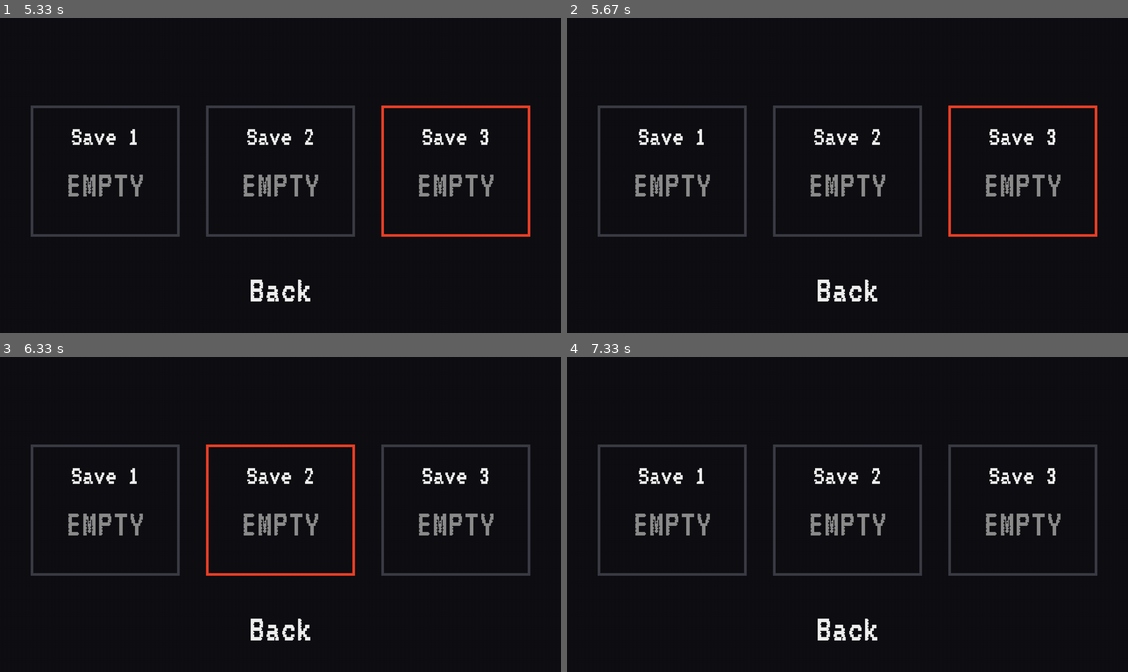
Above: before the commit, frames 1-4 (two rows, left to right).
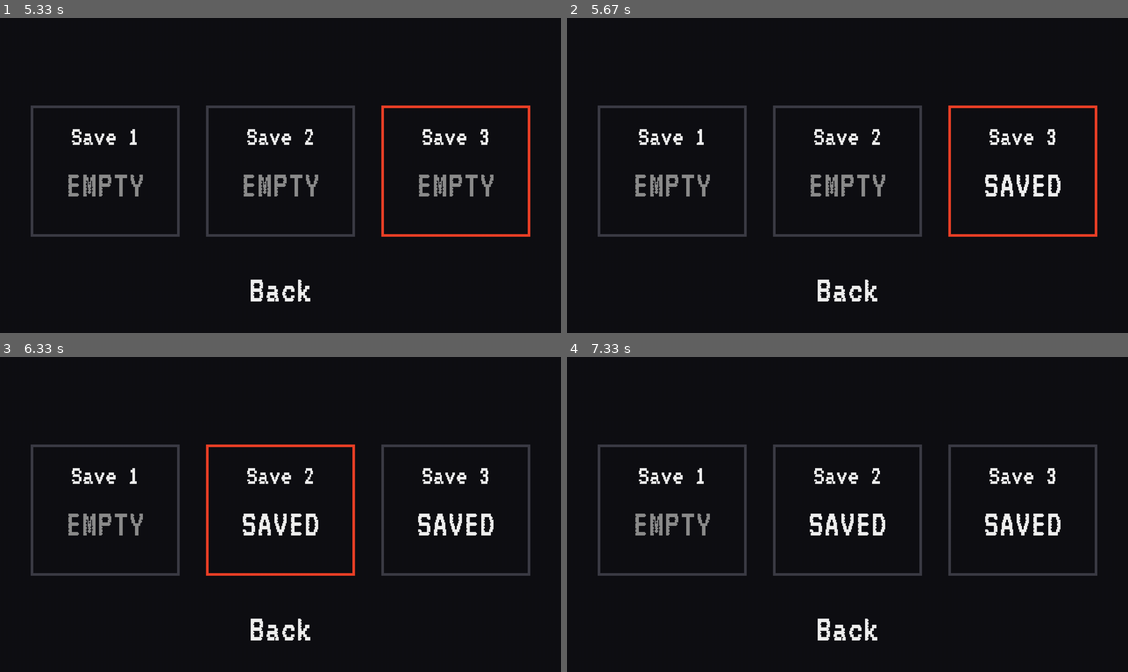
Above: after the commit, the same moments.

Repository: KDO1T/Return-To-Sender
Game: pygame game, started from main_menu.py
Same seed, same stepped clock (60 frames per second), same inputs: the game is played once before the commit and once after it.
Inputs (mouse positions are in pixels of both pictures, inside the frame that each line leads up to):
- Up to frame 1 (5.33 s): press the mouse at (185, 153) at 0.37 s; move the mouse to (157, 106) at 0.47 s; release the mouse at (129, 58) at 0.6 s; press the mouse at (185, 150) at 0.7 s; move the mouse to (151, 99) at 0.8 s; release the mouse at (112, 46) at 0.93 s; press the mouse at (185, 210) at 1.03 s; move the mouse to (258, 207) at 1.13 s; release the mouse at (330, 200) at 1.27 s; click (134, 81) at 1.38 s; press the mouse at (224, 121) at 1.7 s; move the mouse to (151, 137) at 1.8 s; release the mouse at (84, 156) at 1.93 s; press the mouse at (224, 150) at 2.03 s; move the mouse to (258, 175) at 2.13 s; release the mouse at (291, 197) at 2.27 s; press the mouse at (185, 210) at 2.37 s; move the mouse to (179, 128) at 2.47 s; release the mouse at (168, 43) at 2.6 s; press the mouse at (185, 115) at 2.7 s; move the mouse to (168, 131) at 2.8 s; release the mouse at (151, 144) at 2.93 s; press the mouse at (280, 118) at 3.03 s; move the mouse to (246, 115) at 3.13 s; release the mouse at (218, 109) at 3.27 s; press the mouse at (280, 118) at 3.37 s; move the mouse to (235, 109) at 3.47 s; release the mouse at (190, 96) at 3.6 s; press the mouse at (342, 210) at 3.7 s; move the mouse to (325, 150) at 3.8 s; release the mouse at (308, 87) at 3.93 s; press the mouse at (280, 307) at 4.03 s; move the mouse to (274, 266) at 4.13 s; release the mouse at (274, 229) at 4.27 s; press the mouse at (280, 307) at 4.37 s; move the mouse to (330, 266) at 4.47 s; release the mouse at (381, 222) at 4.6 s; press the mouse at (72, 175) at 4.7 s; move the mouse to (280, 219) at 4.8 s; release the mouse at (488, 266) at 4.93 s; press the mouse at (454, 172) at 5.03 s; move the mouse to (308, 197) at 5.13 s; release the mouse at (162, 222) at 5.27 s
- Up to frame 2 (5.67 s): press the mouse at (1021, 172) at 5.37 s; move the mouse to (1015, 153) at 5.47 s; release the mouse at (1015, 134) at 5.6 s
- Up to frame 3 (6.33 s): press the mouse at (280, 511) at 5.7 s; move the mouse to (325, 564) at 5.8 s; release the mouse at (370, 621) at 5.93 s; press the mouse at (280, 511) at 6.03 s; move the mouse to (241, 552) at 6.13 s; release the mouse at (201, 593) at 6.27 s
- Up to frame 4 (7.33 s): press the mouse at (673, 511) at 6.37 s; move the mouse to (864, 467) at 6.47 s; release the mouse at (1055, 423) at 6.6 s; press the mouse at (847, 627) at 6.7 s; move the mouse to (853, 514) at 6.8 s; release the mouse at (864, 404) at 6.93 s; press the mouse at (847, 514) at 7.03 s; move the mouse to (768, 508) at 7.13 s; release the mouse at (690, 501) at 7.27 s

Frame 1 is identical in both runs. In frame 2, 0.6% of the frame differs, in the area x 74-88%, y 49-57%; in frame 3, 1.2%, in the area x 43-88%, y 49-57%; in frame 4, 1.2%.

Commit message:
feat: add save file, compatible with renaming feature

Diff:
--- a/main_menu.py
+++ b/main_menu.py
@@ -1,9 +1,133 @@
+import os
+import json
 from sys import exit
 
 import pygame
 import config
 
 pygame.init()
+
+# Save file paths
+saves_dir = os.path.join(os.getcwd(), "saves")
+os.makedirs(saves_dir, exist_ok=True)
+
+
+def save_file_path(slot_name):
+    return os.path.join(saves_dir, f"{slot_name}.json")
+
+
+def save_exists(slot_name):
+    return os.path.exists(save_file_path(slot_name))
+
+
+def create_save_file(slot_name, slot_index):
+    with open(save_file_path(slot_name), "w") as save_file:
+        json.dump(
+            {
+                "name": slot_name,
+                "slot_index": slot_index
+            },
+            save_file,
+            indent=4
+        )
+
+
+def delete_save_file(slot_name):
+    save_path = save_file_path(slot_name)
+
+    if os.path.exists(save_path):
+        os.remove(save_path)
+
+
+def rename_save_file(old_name, new_name):
+    old_path = save_file_path(old_name)
+    new_path = save_file_path(new_name)
+
+    if os.path.exists(old_path):
+
+        try:
+            with open(old_path, "r") as save_file:
+                save_data = json.load(save_file)
+
+        except (OSError, json.JSONDecodeError):
+            save_data = {}
+
+        save_data["name"] = new_name
+
+        os.rename(old_path, new_path)
+
+        with open(new_path, "w") as save_file:
+            json.dump(save_data, save_file, indent=4)
+
+
+def delete_save_slot(slot_index):
+    """Delete a save slot: remove JSON file if it exists, mark slot as Empty."""
+
+    slot_name = save_slots[slot_index]["name"]
+
+    if save_exists(slot_name):
+        delete_save_file(slot_name)
+
+    save_slots[slot_index]["name"] = f"Save {slot_index + 1}"
+    save_slots[slot_index]["exists"] = False
+    save_slots[slot_index]["last_saved"] = None
+
+
+def sync_save_slots_with_files():
+    """Sync save slots with existing JSON files on startup."""
+
+    # Reset all slots to their default state first
+    for index, slot in enumerate(save_slots):
+        slot["name"] = f"Save {index + 1}"
+        slot["exists"] = False
+        slot["last_saved"] = None
+
+    # Check every save file in the saves folder
+    for filename in os.listdir(saves_dir):
+
+        if not filename.endswith(".json"):
+            continue
+
+        save_path = os.path.join(saves_dir, filename)
+
+        try:
+            with open(save_path, "r") as save_file:
+                save_data = json.load(save_file)
+
+        except (OSError, json.JSONDecodeError):
+            continue
+
+        slot_index = save_data.get("slot_index")
+
+        # Support older Save 1/2/3 files that were created
+        # before slot_index was added.
+        if not isinstance(slot_index, int) or isinstance(slot_index, bool):
+
+            filename_without_extension = os.path.splitext(filename)[0]
+
+            for index in range(len(save_slots)):
+
+                if filename_without_extension == f"Save {index + 1}":
+                    slot_index = index
+                    break
+
+            else:
+                # Old renamed saves have no way to tell us
+                # which slot they originally belonged to.
+                continue
+
+        # Ignore invalid slot indexes
+        if not 0 <= slot_index < len(save_slots):
+            continue
+
+        # The filename represents the current save name.
+        slot_name = os.path.splitext(filename)[0]
+
+        if slot_name == "":
+            continue
+
+        save_slots[slot_index]["name"] = slot_name
+        save_slots[slot_index]["exists"] = True
 
 
 # resolution
@@ -50,7 +174,7 @@
 
 rect_text.center = (
     base_res_x / 2,
-    base_res_y /4
+    base_res_y / 4
 )
 
 
@@ -73,6 +197,7 @@
 
 
 main_menu = ["Play", "Options", "Quit"]
+
 
 save_slots = [
     {
@@ -92,6 +217,11 @@
     }
 ]
 
+
+# Sync save slots with existing JSON files on startup
+sync_save_slots_with_files()
+
+
 selected_save = None
 renaming_save = False
 rename_text = ""
@@ -105,11 +235,13 @@
 # Options menu state
 selected_option = None
 dropdown_open = False
+
 resolution_options = [
     (640, 360),
     (1280, 720),
     (1920, 1080)
 ]
+
 selected_resolution = 1
 fullscreen = False
 
@@ -143,7 +275,16 @@
             message = "Name Already In Use."
             return False
 
+    # Rename the JSON file if it exists
+    if save_exists(old_name):
+        rename_save_file(old_name, new_name)
+
+    # Indicator for the save slot "Exists" or "None"
     save_slots[selected_save]["name"] = new_name
+
+    # Syncs "exists" indicator with file existence after rename
+    save_slots[selected_save]["exists"] = save_exists(new_name)
+
     message = ""
 
     return True
@@ -186,6 +327,7 @@
                 )
 
             canvas.blit(option_text, option_rect)
+
 
     # PLAY MENU
     elif current_state == "PLAY":
@@ -326,6 +468,7 @@
             base_res_x / 2,
             310
         )
+
         # change the mouse position with the 1280 x 720 resolution so user isn't clicking at a 640 x 360 coordinates
         mouse_x = pygame.mouse.get_pos()[0] * base_res_x / screen_state_w
         mouse_y = pygame.mouse.get_pos()[1] * base_res_y / screen_state_h
@@ -340,6 +483,7 @@
 
         canvas.blit(back_text, back_rect)
 
+
     # OPTIONS Menu
     elif current_state == "OPTIONS":
 
@@ -348,7 +492,11 @@
             False,
             (240, 240, 240)
         )
-        options_title_rect = options_title.get_rect(center=(base_res_x / 2, 35))
+
+        options_title_rect = options_title.get_rect(
+            center=(base_res_x / 2, 35)
+        )
+
         canvas.blit(options_title, options_title_rect)
 
         options_subtitle = font_section.render(
@@ -356,7 +504,11 @@
             False,
             (140, 140, 140)
         )
-        options_subtitle_rect = options_subtitle.get_rect(center=(base_res_x / 2, 68))
+
+        options_subtitle_rect = options_subtitle.get_rect(
+            center=(base_res_x / 2, 68)
+        )
+
         canvas.blit(options_subtitle, options_subtitle_rect)
 
         # Menu cards
@@ -387,9 +539,11 @@
                 False,
                 (240, 240, 240)
             )
+
             card_text_rect = card_text.get_rect(
                 midleft=(card_rect.left + 20, card_rect.centery)
             )
+
             canvas.blit(card_text, card_text_rect)
 
             arrow_text = font_section.render(
@@ -397,10 +551,13 @@
                 False,
                 (235, 65, 40)
             )
+
             arrow_rect = arrow_text.get_rect(
                 midright=(card_rect.right - 20, card_rect.centery)
             )
+
             canvas.blit(arrow_text, arrow_rect)
+
 
         # Back button
         back_text = font_section.render(
@@ -408,6 +565,7 @@
             False,
             (240, 240, 240)
         )
+
         back_rect = back_text.get_rect(
             center=(base_res_x / 2, 330)
         )
@@ -416,6 +574,7 @@
         mouse_y = pygame.mouse.get_pos()[1] * base_res_y / screen_state_h
 
         if back_rect.collidepoint(mouse_x, mouse_y):
+
             back_text = font_section.render(
                 "Back",
                 False,
@@ -433,7 +592,11 @@
             False,
             (240, 240, 240)
         )
-        video_title_rect = video_title.get_rect(center=(base_res_x / 2, 35))
+
+        video_title_rect = video_title.get_rect(
+            center=(base_res_x / 2, 35)
+        )
+
         canvas.blit(video_title, video_title_rect)
 
         video_subtitle = font_section.render(
@@ -441,12 +604,19 @@
             False,
             (140, 140, 140)
         )
+
         video_subtitle_rect = video_subtitle.get_rect(
             center=(base_res_x / 2, 68)
         )
+
         canvas.blit(video_subtitle, video_subtitle_rect)
 
-        panel_rect = pygame.Rect(80, 95, 480, 190)
+        panel_rect = pygame.Rect(
+            80,
+            95,
+            480,
+            190
+        )
 
         pygame.draw.rect(
             canvas,
@@ -455,15 +625,18 @@
             2
         )
 
+
         # Resolution
         res_label = font_section.render(
             "Resolution:",
             False,
             (240, 240, 240)
         )
+
         res_label_rect = res_label.get_rect(
             midleft=(panel_rect.left + 25, 130)
         )
+
         canvas.blit(res_label, res_label_rect)
 
         res_text = font_section.render(
@@ -471,9 +644,11 @@
             False,
             (235, 65, 40)
         )
+
         res_text_rect = res_text.get_rect(
             midright=(panel_rect.right - 55, 130)
         )
+
         canvas.blit(res_text, res_text_rect)
 
         arrow_text = font_section.render(
@@ -481,10 +656,13 @@
             False,
             (235, 65, 40)
         )
+
         arrow_rect = arrow_text.get_rect(
             midright=(panel_rect.right - 20, 130)
         )
+
         canvas.blit(arrow_text, arrow_rect)
+
 
         # Fullscreen
         fullscreen_text = font_section.render(
@@ -492,9 +670,11 @@
             False,
             (240, 240, 240)
         )
+
         fullscreen_text_rect = fullscreen_text.get_rect(
             midleft=(panel_rect.left + 25, 175)
         )
+
         canvas.blit(fullscreen_text, fullscreen_text_rect)
 
         fullscreen_value = font_section.render(
@@ -502,10 +682,13 @@
             False,
             (235, 65, 40)
         )
+
         fullscreen_value_rect = fullscreen_value.get_rect(
             midright=(panel_rect.right - 55, 175)
         )
+
         canvas.blit(fullscreen_value, fullscreen_value_rect)
+
 
         # Brightness
         bright_label = font_section.render(
@@ -513,9 +696,11 @@
             False,
             (240, 240, 240)
         )
+
         bright_label_rect = bright_label.get_rect(
             midleft=(panel_rect.left + 25, 250)
         )
+
         canvas.blit(bright_label, bright_label_rect)
 
         slider_x = 270
@@ -537,12 +722,14 @@
             (handle_x - 4, slider_y - 5, 8, 24)
         )
 
+
         # Back button
         back_text = font_section.render(
             "Back",
             False,
             (240, 240, 240)
         )
+
         back_rect = back_text.get_rect(
             center=(base_res_x / 2, 330)
         )
@@ -551,11 +738,13 @@
         mouse_y = pygame.mouse.get_pos()[1] * base_res_y / screen_state_h
 
         if back_rect.collidepoint(mouse_x, mouse_y):
+
             back_text = font_section.render(
                 "Back",
                 False,
                 (235, 65, 40)
             )
+
 
         # Resolution dropdown
         if dropdown_open:
@@ -591,12 +780,16 @@
                 )
 
                 option_rect = option_text.get_rect(
-                    midleft=(dropdown_rect.left + 12, 160 + (index * 30))
+                    midleft=(
+                        dropdown_rect.left + 12,
+                        160 + (index * 30)
+                    )
                 )
 
                 canvas.blit(option_text, option_rect)
 
         canvas.blit(back_text, back_rect)
+
 
     # CONTROLS sub-screen
     elif current_state == "CONTROLS":
@@ -606,9 +799,11 @@
             False,
             (240, 240, 240)
         )
+
         controls_title_rect = controls_title.get_rect(
             center=(base_res_x / 2, 35)
         )
+
         canvas.blit(controls_title, controls_title_rect)
 
         controls_subtitle = font_section.render(
@@ -616,12 +811,19 @@
             False,
             (140, 140, 140)
         )
+
         controls_subtitle_rect = controls_subtitle.get_rect(
             center=(base_res_x / 2, 68)
         )
+
         canvas.blit(controls_subtitle, controls_subtitle_rect)
 
-        panel_rect = pygame.Rect(80, 95, 480, 185)
+        panel_rect = pygame.Rect(
+            80,
+            95,
+            480,
+            185
+        )
 
         pygame.draw.rect(
             canvas,
@@ -647,9 +849,11 @@
                 False,
                 (240, 240, 240)
             )
+
             action_rect = action_text.get_rect(
                 midleft=(panel_rect.left + 25, row_y)
             )
+
             canvas.blit(action_text, action_rect)
 
             key_text = font_section.render(
@@ -657,10 +861,13 @@
                 False,
                 (235, 65, 40)
             )
+
             key_rect = key_text.get_rect(
                 midright=(panel_rect.right - 25, row_y)
             )
+
             canvas.blit(key_text, key_rect)
+
 
         # Back button
         back_text = font_section.render(
@@ -668,6 +875,7 @@
             False,
             (240, 240, 240)
         )
+
         back_rect = back_text.get_rect(
             center=(base_res_x / 2, 330)
         )
@@ -676,6 +884,7 @@
         mouse_y = pygame.mouse.get_pos()[1] * base_res_y / screen_state_h
 
         if back_rect.collidepoint(mouse_x, mouse_y):
+
             back_text = font_section.render(
                 "Back",
                 False,
@@ -693,9 +902,11 @@
             False,
             (240, 240, 240)
         )
+
         audio_title_rect = audio_title.get_rect(
             center=(base_res_x / 2, 35)
         )
+
         canvas.blit(audio_title, audio_title_rect)
 
         audio_subtitle = font_section.render(
@@ -703,12 +914,19 @@
             False,
             (140, 140, 140)
         )
+
         audio_subtitle_rect = audio_subtitle.get_rect(
             center=(base_res_x / 2, 68)
         )
+
         canvas.blit(audio_subtitle, audio_subtitle_rect)
 
-        panel_rect = pygame.Rect(60, 95, 520, 190)
+        panel_rect = pygame.Rect(
+            60,
+            95,
+            520,
+            190
+        )
 
         pygame.draw.rect(
             canvas,
@@ -735,9 +953,11 @@
                 False,
                 (240, 240, 240)
             )
+
             label_rect = label_text.get_rect(
                 midleft=(panel_rect.left + 20, row_y)
             )
+
             canvas.blit(label_text, label_rect)
 
             slider_y = row_y - 7
@@ -762,10 +982,13 @@
                 False,
                 (140, 140, 140)
             )
+
             value_rect = value_text.get_rect(
                 midleft=(slider_x + slider_width + 12, row_y)
             )
+
             canvas.blit(value_text, value_rect)
+
 
         # Back button
         back_text = font_section.render(
@@ -773,6 +996,7 @@
             False,
             (240, 240, 240)
         )
+
         back_rect = back_text.get_rect(
             center=(base_res_x / 2, 330)
         )
@@ -781,6 +1005,7 @@
         mouse_y = pygame.mouse.get_pos()[1] * base_res_y / screen_state_h
 
         if back_rect.collidepoint(mouse_x, mouse_y):
+
             back_text = font_section.render(
                 "Back",
                 False,
@@ -788,6 +1013,7 @@
             )
 
         canvas.blit(back_text, back_rect)
+
 
     # input
     for event in pygame.event.get():
@@ -982,6 +1208,15 @@
                                         rename_text = ""
 
                                 else:
+
+                                    if not save_exists(save_slots[index]["name"]):
+
+                                        create_save_file(
+                                            save_slots[index]["name"],
+                                            index
+                                        )
+
+                                        save_slots[index]["exists"] = True
 
                                     print(
                                         "OPEN SAVE:",
@@ -1032,9 +1267,11 @@
                     )
 
                     if back_rect.collidepoint(mouse_pos):
+
                         current_state = "MAIN"
                         selected_option = None
                         dropdown_open = False
+
 
                     # Handle menu cards
                     option_cards = [
@@ -1055,14 +1292,17 @@
                         if card_rect.collidepoint(mouse_pos):
 
                             if option == "Audio Settings":
+
                                 current_state = "AUDIO"
                                 dropdown_open = False
 
                             elif option == "Video Settings":
+
                                 current_state = "VIDEO"
                                 dropdown_open = False
 
                             elif option == "Controls":
+
                                 current_state = "CONTROLS"
                                 dropdown_open = False
 
@@ -1078,8 +1318,10 @@
                     )
 
                     if back_rect.collidepoint(mouse_pos):
+
                         current_state = "OPTIONS"
                         dropdown_open = False
+
 
                     # Resolution selector
                     resolution_rect = pygame.Rect(
@@ -1090,7 +1332,9 @@
                     )
 
                     if resolution_rect.collidepoint(mouse_pos):
+
                         dropdown_open = not dropdown_open
+
 
                     # Resolution dropdown choices
                     elif dropdown_open:
@@ -1105,6 +1349,7 @@
                             )
 
                             if dropdown_rect.collidepoint(mouse_pos):
+
                                 selected_resolution = index
                                 dropdown_open = False
 
@@ -1117,6 +1362,7 @@
 
                                 # Only update the active window when in windowed mode
                                 if status == pygame.RESIZABLE:
+
                                     screen_state_w = window_w
                                     screen_state_h = window_h
 
@@ -1126,6 +1372,7 @@
                                     )
 
                                 break
+
 
                     # Fullscreen toggle
                     fullscreen_rect = pygame.Rect(
@@ -1140,6 +1387,7 @@
                         fullscreen = not fullscreen
 
                         if fullscreen:
+
                             status = pygame.FULLSCREEN
                             screen_state_w = display_w
                             screen_state_h = display_h
@@ -1150,6 +1398,7 @@
                             )
 
                         else:
+
                             status = pygame.RESIZABLE
                             screen_state_w = window_w
                             screen_state_h = window_h
@@ -1158,6 +1407,7 @@
                                 (screen_state_w, screen_state_h),
                                 status
                             )
+
 
                     # Brightness slider
                     brightness_slider_rect = pygame.Rect(
@@ -1168,12 +1418,18 @@
                     )
 
                     if brightness_slider_rect.collidepoint(mouse_pos):
+
                         drag = True
                         dragging_slider = "brightness"
+
                         config.brightness = int(
                             (mouse_x - 270) / 220 * 100
                         )
-                        config.brightness = max(0, min(100, config.brightness))
+
+                        config.brightness = max(
+                            0,
+                            min(100, config.brightness)
+                        )
 
 
                 elif current_state == "CONTROLS":
@@ -1186,6 +1442,7 @@
                     )
 
                     if back_rect.collidepoint(mouse_pos):
+
                         current_state = "OPTIONS"
 
 
@@ -1199,7 +1456,9 @@
                     )
 
                     if back_rect.collidepoint(mouse_pos):
+
                         current_state = "OPTIONS"
+
 
                     # Audio slider hitboxes
                     audio_sliders = [
@@ -1218,22 +1477,33 @@
                         )
 
                         if slider_rect.collidepoint(mouse_pos):
+
                             drag = True
                             dragging_slider = slider_name
 
                             value = int(
                                 (mouse_x - 255) / 250 * 100
                             )
-                            value = max(0, min(100, value))
+
+                            value = max(
+                                0,
+                                min(100, value)
+                            )
 
                             if slider_name == "master":
+
                                 master_volume = value
+
                             elif slider_name == "music":
+
                                 music_volume = value
+
                             elif slider_name == "sfx":
+
                                 sfx_volume = value
 
                             break
+
 
     # Continuous slider dragging
     if drag:
@@ -1243,32 +1513,54 @@
             mouse_x = pygame.mouse.get_pos()[0] * base_res_x / screen_state_w
 
             if dragging_slider == "brightness" and current_state == "VIDEO":
+
                 config.brightness = int(
                     (mouse_x - 270) / 220 * 100
                 )
-                config.brightness = max(0, min(100, config.brightness))
+
+                config.brightness = max(
+                    0,
+                    min(100, config.brightness)
+                )
 
             elif dragging_slider == "master" and current_state == "AUDIO":
+
                 master_volume = int(
                     (mouse_x - 255) / 250 * 100
                 )
-                master_volume = max(0, min(100, master_volume))
+
+                master_volume = max(
+                    0,
+                    min(100, master_volume)
+                )
 
             elif dragging_slider == "music" and current_state == "AUDIO":
+
                 music_volume = int(
                     (mouse_x - 255) / 250 * 100
                 )
-                music_volume = max(0, min(100, music_volume))
+
+                music_volume = max(
+                    0,
+                    min(100, music_volume)
+                )
 
             elif dragging_slider == "sfx" and current_state == "AUDIO":
+
                 sfx_volume = int(
                     (mouse_x - 255) / 250 * 100
                 )
-                sfx_volume = max(0, min(100, sfx_volume))
+
+                sfx_volume = max(
+                    0,
+                    min(100, sfx_volume)
+                )
 
         else:
+
             drag = False
             dragging_slider = None
+
 
     # scale the canvas to the current window size
     scaled_resolution = pygame.transform.scale(
